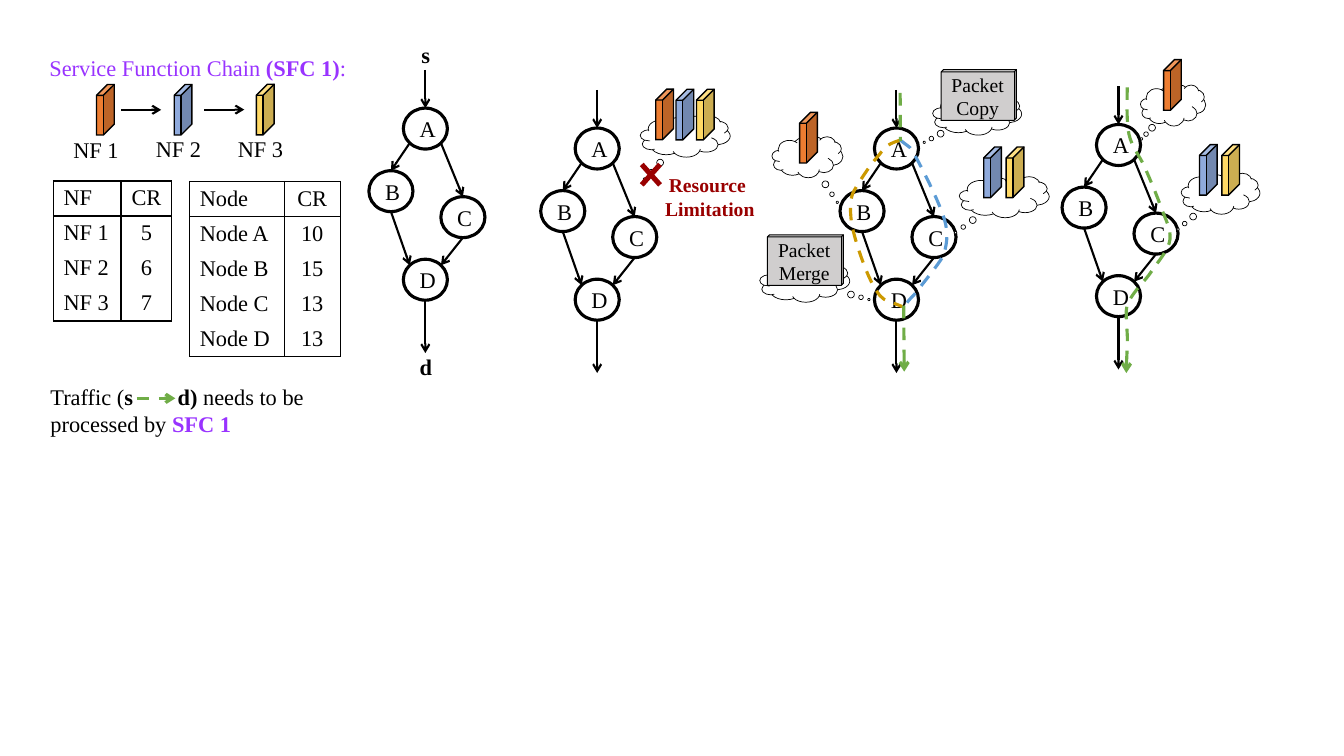
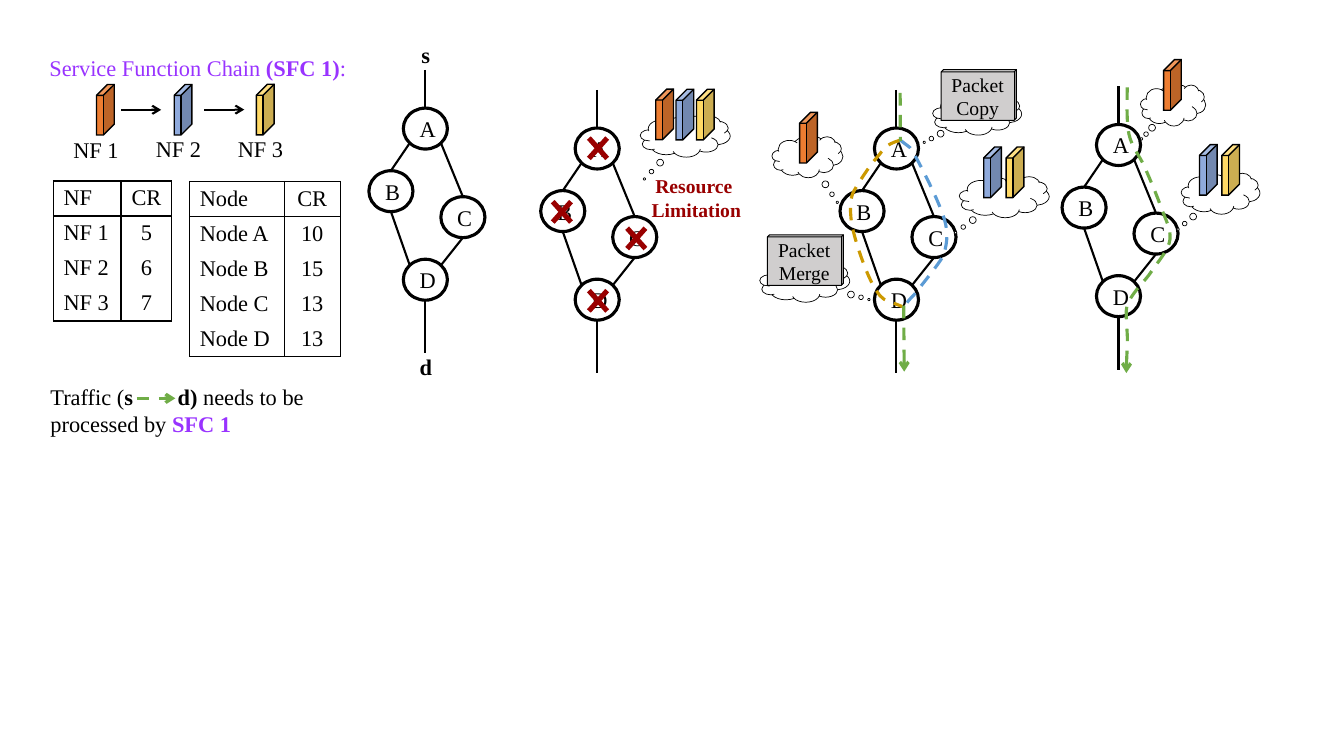
Before and after one commit to fnrg-nfv/flexchain, a slide deck: slide 1 of docs/fig1.pptx. Drawn at 1344x756 pixels with LibreOffice and Linux fonts; fonts in the diff are those of the drawing. Boxes give left, top, right and bottom in pixels: in the first picture for what was removed or moved away, otherwise in the second. Text is boxed around its words. In the diff, an @@ line names an element or a change of style, - is before the commit and + after.

```diff
--- a/docs/fig1.pptx
+++ b/docs/fig1.pptx
@@ arrow (425, 70) - (425, 108): arrow to line @@
@@ arrow (1119, 87) - (1119, 125): arrow to line @@
@@ arrow (597, 90) - (597, 128): arrow to line @@
@@ arrow (896, 90) - (896, 128): arrow to line @@
@@ arrow (410, 143) - (391, 170): arrow to line @@
@@ arrow (441, 143) - (463, 197): arrow to line @@
@@ cross added at <box>581,129,616,168</box>, fill #990000 @@
@@ arrow (582, 163) - (563, 191): arrow to line @@
@@ arrow (613, 163) - (635, 217): arrow to line @@
@@ text "Resource": place and size @@
-text "Resource" at <box>665,179,754,217</box>
+text "Resource" at <box>652,180,741,218</box>
@@ arrow (881, 163) - (862, 191): arrow to line @@
@@ arrow (912, 163) - (935, 217): arrow to line @@
@@ arrow (1103, 159) - (1084, 188): arrow to line @@
@@ arrow (1134, 159) - (1156, 213): arrow to line @@
@@ cross: place and size @@
-cross at <box>633,155,668,195</box>
+cross at <box>544,193,580,232</box>
@@ arrow (391, 212) - (410, 265): arrow to line @@
@@ arrow (463, 238) - (441, 265): arrow to line @@
@@ arrow (563, 232) - (582, 285): arrow to line @@
@@ cross added at <box>619,219,654,258</box>, fill #990000 @@
@@ arrow (862, 232) - (881, 285): arrow to line @@
@@ arrow (1084, 228) - (1103, 281): arrow to line @@
@@ arrow (635, 258) - (613, 285): arrow to line @@
@@ arrow (935, 258) - (912, 285): arrow to line @@
@@ arrow (1156, 254) - (1134, 281): arrow to line @@
@@ cross added at <box>581,281,616,321</box>, fill #990000 @@
@@ arrow (425, 300) - (425, 353): arrow to line @@
@@ arrow (597, 321) - (597, 373): arrow to line @@
@@ arrow (896, 321) - (896, 373): arrow to line @@
@@ arrow (1119, 317) - (1119, 370): arrow to line @@
```
